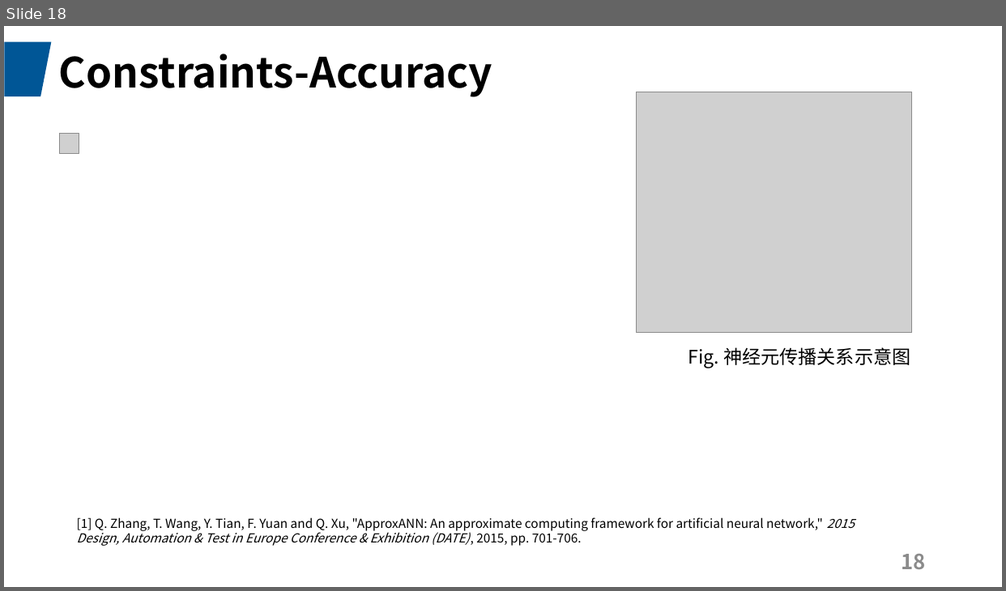
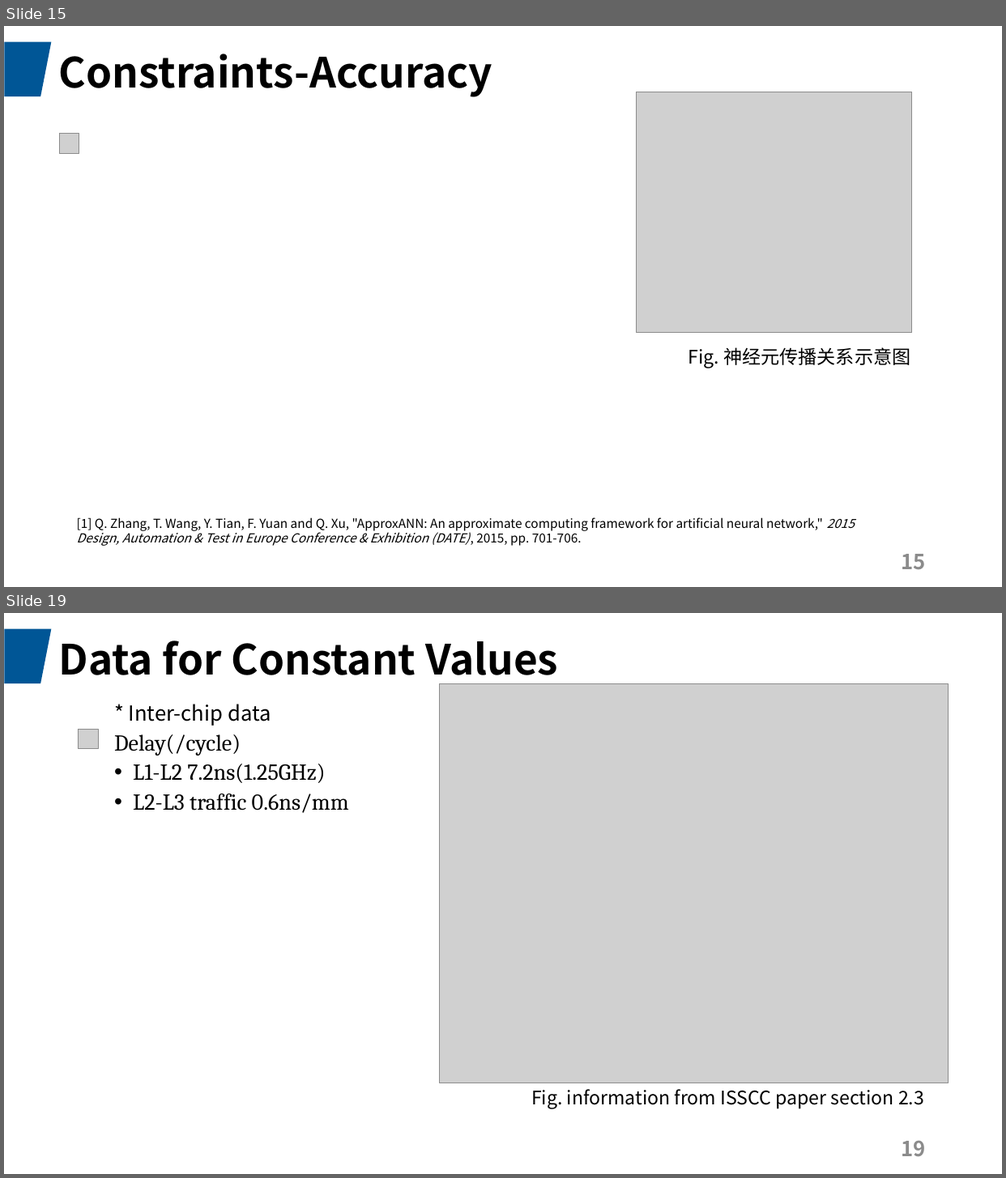
Before and after one commit to JadeQiong/DSE, a slide deck: 组会3.24GNN.pptx. Shown one above the other, each under a label of ours: slide 18 before the commit, slides 15 and 19 after it; the slides between them are not shown. The pictures are 1006x591 and 1006x1178 pixels, drawn with LibreOffice and Linux fonts; fonts in the diff are those of the drawing; grey boxes stand for pictures. Boxes give left, top, right and bottom in pixels: in the first picture for what was removed or moved away, otherwise in the second. Text is boxed around its words. In the diff, an @@ line names an element or a change of style, - is before the commit and + after.

```diff
--- a/组会3.24GNN.pptx
+++ b/组会3.24GNN.pptx
@@ slide 19 added at <box>4,613,1002,1174</box>, background #FFFFFF; not listed: 1 template element that a slide beside it also shows @@
@@ title added at <box>59,641,558,685</box>, 40 pt, text #000000, bold @@
+Data for Constant Values
@@ picture added at <box>440,684,948,1083</box> @@
@@ text added at <box>114,704,349,813</box>, 22 pt, text #000000 @@
+  * Inter-chip data
+  Delay(/cycle)
+  • L1-L2 7.2ns(1.25GHz)
+  • L2-L3 traffic 0.6ns/mm
@@ picture added at <box>78,729,98,749</box> @@
@@ text added at <box>531,1089,924,1110</box>, 18 pt, text #000000 @@
+Fig. information from ISSCC paper section 2.3
@@ page number added at <box>901,1141,926,1157</box>, 20 pt, text #8C8C8C, bold @@
+19
@@ what was slide 18 is now slide 15 @@
@@ page number at <box>901,554,926,570</box>: text changed @@
-18
+15
```
Also in this commit, not shown: 3 slides changed, 1 other slide added, 1 other file.
